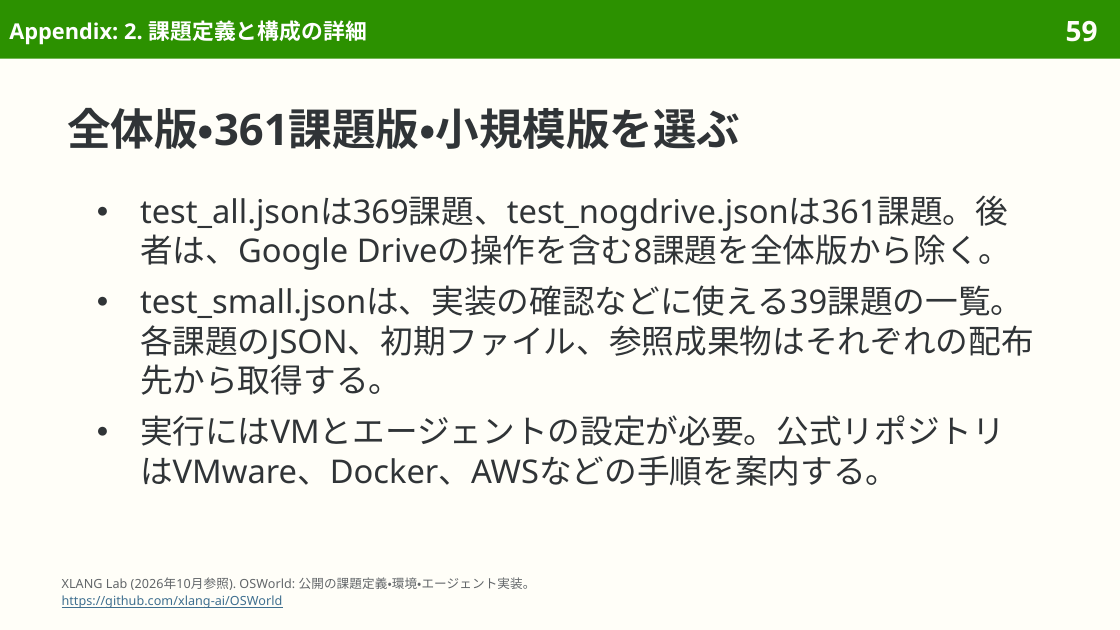
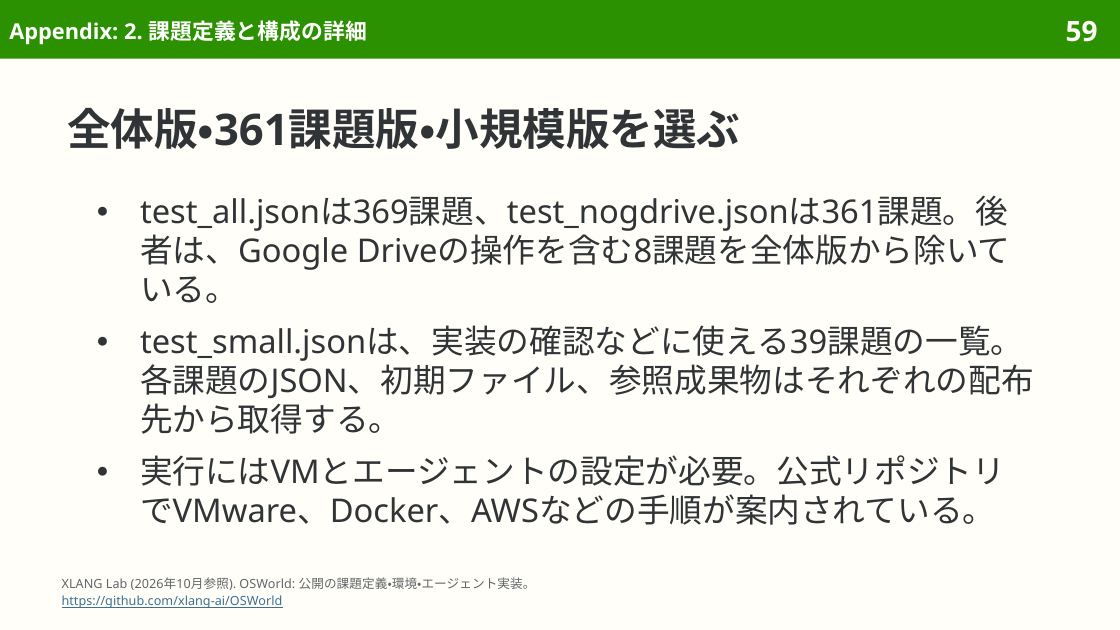
Before and after one commit to sasakiy84/datasets-in-10-minutes, a slide deck: slide 59 of slides/datasets-in-10-minutes-osworld-verified.pptx. Drawn at 1120x630 pixels with LibreOffice and Linux fonts; fonts in the diff are those of the drawing. Boxes give left, top, right and bottom in pixels: in the first picture for what was removed or moved away, otherwise in the second. Text is boxed around its words. In the diff, an @@ line names an element or a change of style, - is before the commit and + after.

```diff
--- a/slides/datasets-in-10-minutes-osworld-verified.pptx
+++ b/slides/datasets-in-10-minutes-osworld-verified.pptx
@@ text at bbox=[140, 195, 1008, 303]: text changed @@
-● test_all.jsonは369課題、test_nogdrive.jsonは361課題。後者は、Google Driveの操作を含む8課題を全体版から除く。
+● test_all.jsonは369課題、test_nogdrive.jsonは361課題。後者は、Google Driveの操作を含む8課題を全体版から除いている。
@@ text at bbox=[140, 455, 1005, 525]: text changed @@
-● 実行にはVMとエージェントの設定が必要。公式リポジトリはVMware、Docker、AWSなどの手順を案内する。
+● 実行にはVMとエージェントの設定が必要。公式リポジトリでVMware、Docker、AWSなどの手順が案内されている。
```
Also in this commit, not shown: 9 other slides changed, 7 other files.
